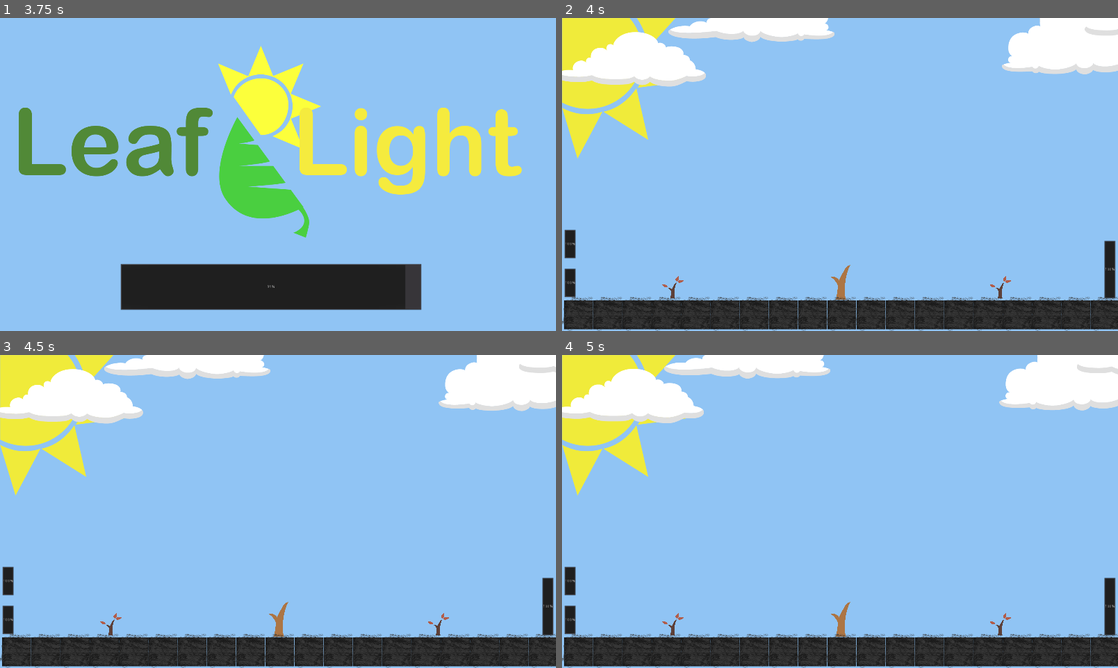
Above: before the commit, frames 1-4 (two rows, left to right).
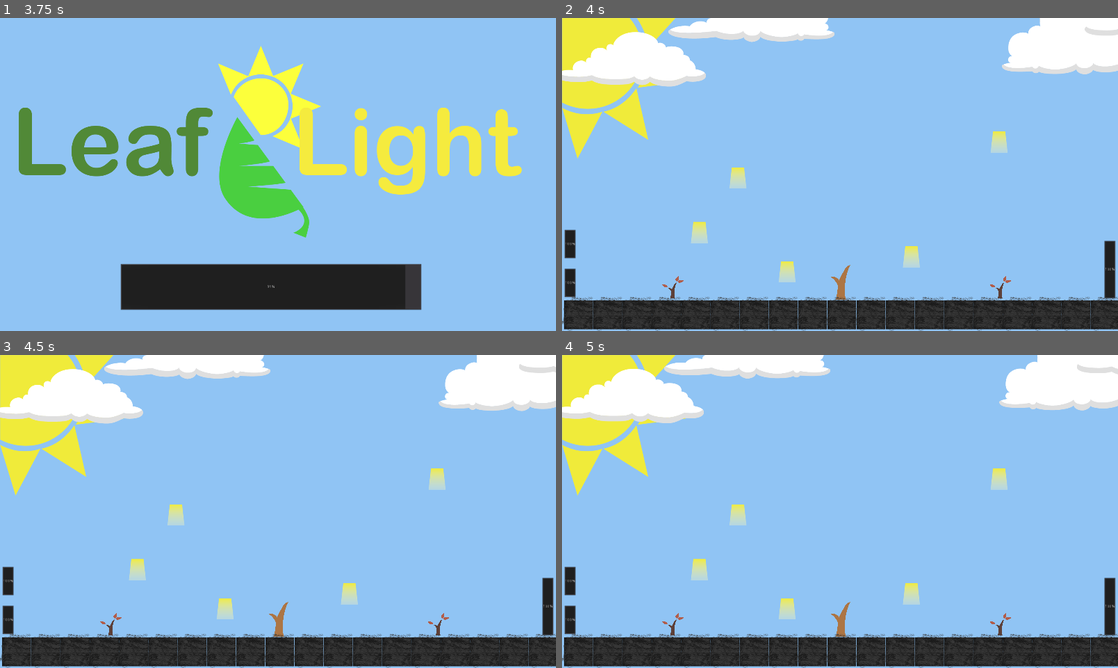
Above: after the commit, the same moments.

Repository: ibryanUW/leaf_light
Game: Godot game, scene res://main_menu/menu_screen.tscn
The game is run twice, just before and just after one commit, with the same random seed, the same clock (stepped at 60 frames per second) and the same inputs.
Inputs (mouse positions are in pixels of both pictures, inside the frame that each line leads up to):
- Up to frame 1 (3.75 s): click (77, 130) at 0.5 s
- Up to frame 2 (4 s): no input
- Up to frame 3 (4.5 s): no input
- Up to frame 4 (5 s): no input

Frame 1 is identical in both runs. In frame 2, 0.9% of the frame differs, in the area x 23-81%, y 36-85%; in frame 3, 0.9%; in frame 4, 0.9%.
Error before the commit: Invalid call. Nonexistent function 'rect_size' in base 'StreamTexture'. (res://SunlightTileGenerator.gd:14)

Commit message:
Sunlight Generator is Functional
Resized the current sprites used for sunlight to 72wX74h so they look closer to tiles than beams. Set up script and attached to separate scene called **Sunlight_Grid** that creates 5 *TextureRect's* that are distributed based on randomly assigned values for X and Y margins.

Diff:
--- a/Scenes/main_game/PlayerCharacter.gd
+++ b/Scenes/main_game/PlayerCharacter.gd
@@ -5,5 +5,4 @@
 	print("Entering the main player script now...")
 
 func play_turn():
-	# Check
-	pass
+	print("Player", get_position_in_parent(), "'s move")
--- a/Scenes/main_game/Sunlight_Grid.tscn
+++ b/Scenes/main_game/Sunlight_Grid.tscn
@@ -2,5 +2,10 @@
 
 [ext_resource path="res://SunlightTileGenerator.gd" type="Script" id=1]
 
-[node name="Sunlight_Grid" type="Node2D"]
+[node name="Sunlight_Grid" type="Control"]
+anchor_right = 1.0
+anchor_bottom = 1.0
 script = ExtResource( 1 )
+__meta__ = {
+"_edit_use_anchors_": false
+}
--- a/SunlightTileGenerator.gd
+++ b/SunlightTileGenerator.gd
@@ -1,15 +1,48 @@
-extends Node2D
+# This scene is instantiated within the main game
+# and is called immediately after the latest execution
+# of `play_turn()` within the Globals.gd script.
+
+extends Control
+
+onready var sunlight_grid = $"."
 
 func _ready():
 	print("making some sunlight happen yo")
-	var sun_spot_1 = TextureRect.new()
-	sun_spot_1.texture = load("res://scenery_objects/sunlight_tile_1.png")
-	sun_spot_1.anchor_left = 0
-	sun_spot_1.anchor_right = 0
-	sun_spot_1.anchor_bottom = 0
-	sun_spot_1.anchor_top = 0
 
-	var sunlight_dimensions = sun_spot_1.texture.get_size()
-	print(sunlight_dimensions)
-	sun_spot_1.texture.rect_size(100,100)
-	add_child(sun_spot_1)
+	var sun_spot_1 = make_some_sun()
+	sunlight_grid.add_child(sun_spot_1)
+
+	var sun_spot_2 = make_some_sun()
+	sunlight_grid.add_child(sun_spot_2)
+
+	var sun_spot_3 = make_some_sun()
+	sunlight_grid.add_child(sun_spot_3)
+
+	var sun_spot_4 = make_some_sun()
+	sunlight_grid.add_child(sun_spot_4)
+
+	var sun_spot_5 = make_some_sun()
+	sunlight_grid.add_child(sun_spot_5)
+
+func set_sprite_pos_x():
+	return rand_range(200, 1700)
+
+func set_sprite_pos_y():
+	return rand_range(300, 900)
+
+func make_some_sun():
+	# Creating a new sun spot with a base of a TextureRect because it needs
+	# to load the sunlight beam texture into something.
+	var sun_spot = TextureRect.new()
+	sun_spot.texture = load("res://scenery_objects/sunlight_tile_1_Small.png")
+
+	# Also need a collision box to check against the tree's collision box
+	# and determine if they are touching.
+	var sun_spot_collision_shape = CollisionShape2D.new()
+	sun_spot_collision_shape.set_shape(RectangleShape2D)
+	sun_spot.add_child(sun_spot_collision_shape)
+
+	sun_spot.margin_left = set_sprite_pos_x()
+	sun_spot.margin_top = set_sprite_pos_y()
+
+	return sun_spot
--- a/main_menu/menu_screen.tscn
+++ b/main_menu/menu_screen.tscn
@@ -70,10 +70,10 @@
 size_flags_vertical = 3
 
 [node name="logo" type="TextureRect" parent="HBoxContainer/CenterContainer"]
-margin_left = 250.0
-margin_top = 170.0
-margin_right = 1050.0
-margin_bottom = 770.0
+margin_left = 387.0
+margin_top = 210.0
+margin_right = 987.0
+margin_bottom = 710.0
 rect_min_size = Vector2( 600, 500 )
 texture = ExtResource( 3 )
 stretch_mode = 6
Binary file added: scenery_objects/sunlight_tile_1_25P.png
Not shown, added: scenery_objects/sunlight_tile_1_25P.png.import
Binary file added: scenery_objects/sunlight_tile_1_Small.png
Not shown, added: scenery_objects/sunlight_tile_1_Small.png.import
